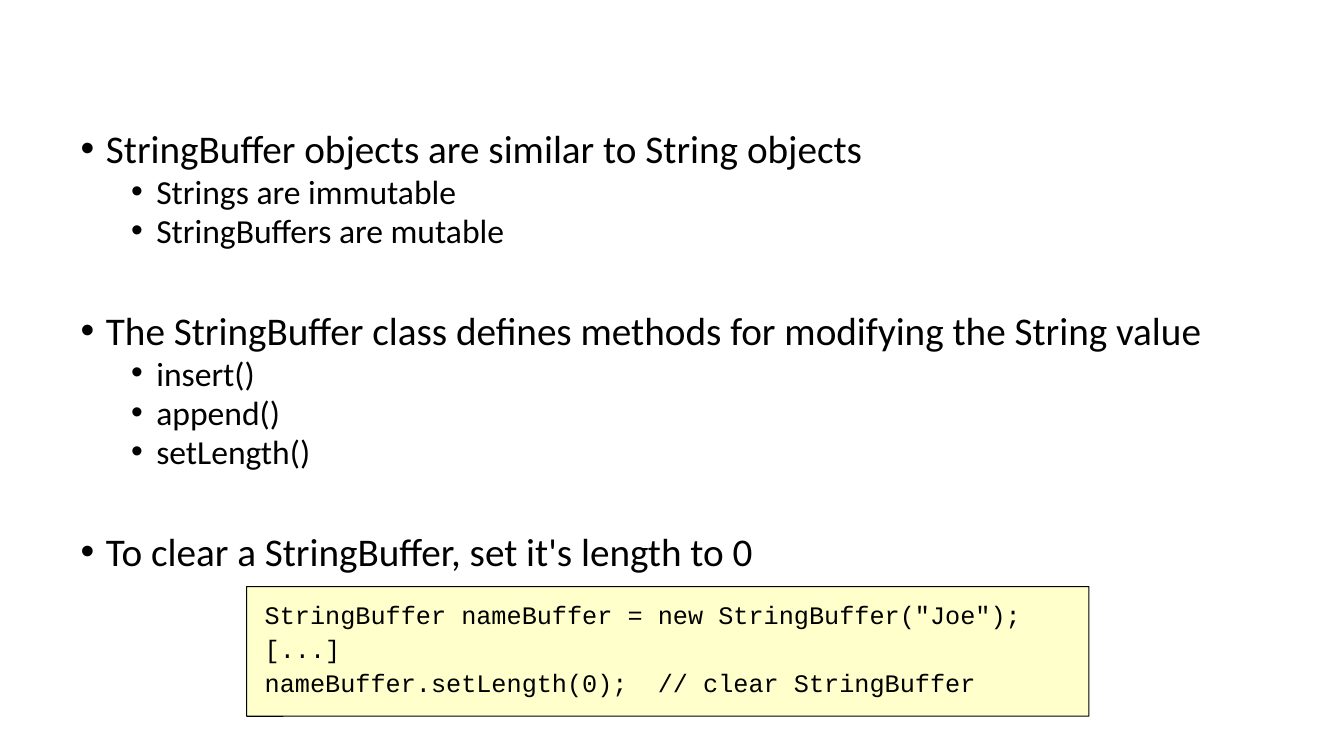
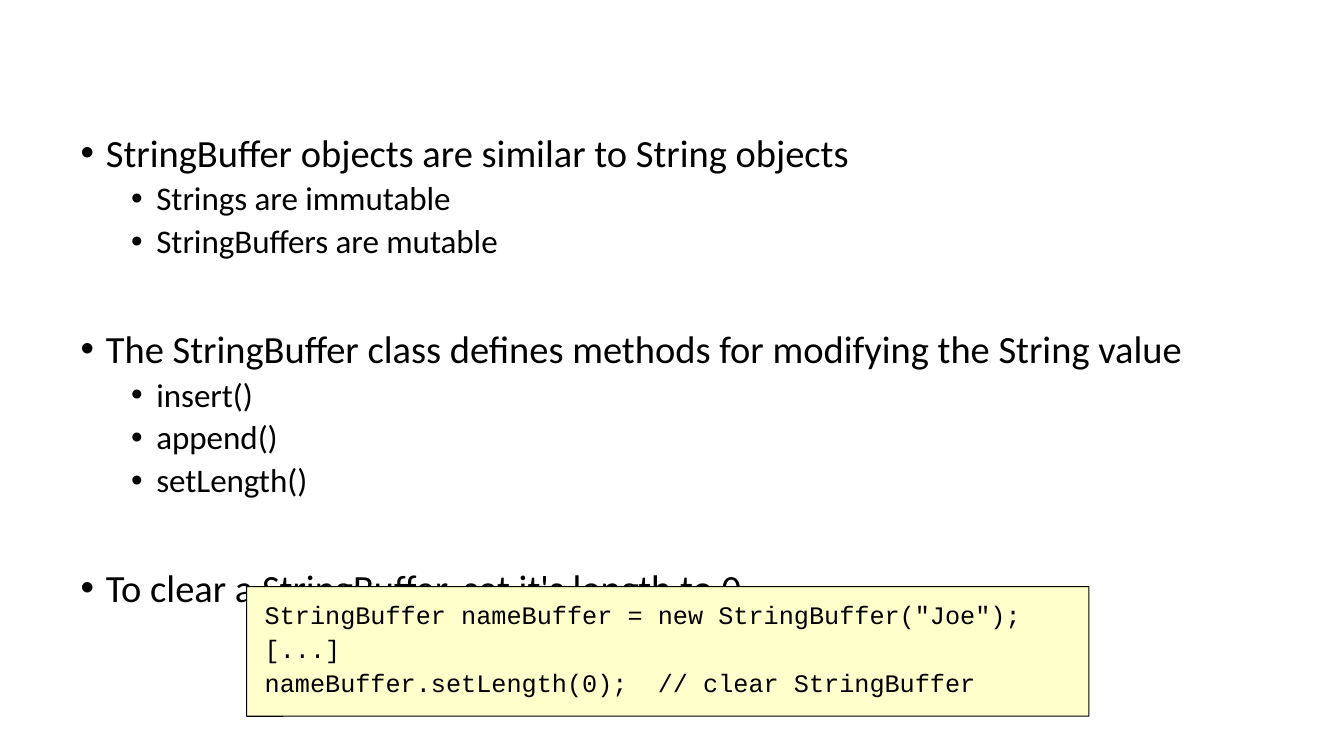
Before and after one commit to gmierzwinski/gmierzwinski.github.io, a slide deck: slide 8 of bishops/cs321/resources/CS321_Lecture_03B.pptx. Drawn at 1344x756 pixels with LibreOffice and Linux fonts; fonts in the diff are those of the drawing; background and template pictures are left out. Boxes give left, top, right and bottom in pixels: in the first picture for what was removed or moved away, otherwise in the second. Text is boxed around its words. In the diff, an @@ line names an element or a change of style, - is before the commit and + after.

```diff
--- a/bishops/cs321/resources/CS321_Lecture_03B.pptx
+++ b/bishops/cs321/resources/CS321_Lecture_03B.pptx
@@ text "StringBuffer objects are similar to ..." at [106,140,1181,612]: size 28 to 27.5 pt in "StringBuffer objects are similar to String objects", "The StringBuffer class defines methods for modifying ...", "To clear a StringBuffer, set it's length ..."; size 24 to 23.6 pt in "Strings are immutable", "StringBuffers are mutable", "insert()", "append()" and 1 more places; line spacing 0.8 to 0.9 @@
```
Also in this commit, not shown: 17 other slides changed, 5 other files.
